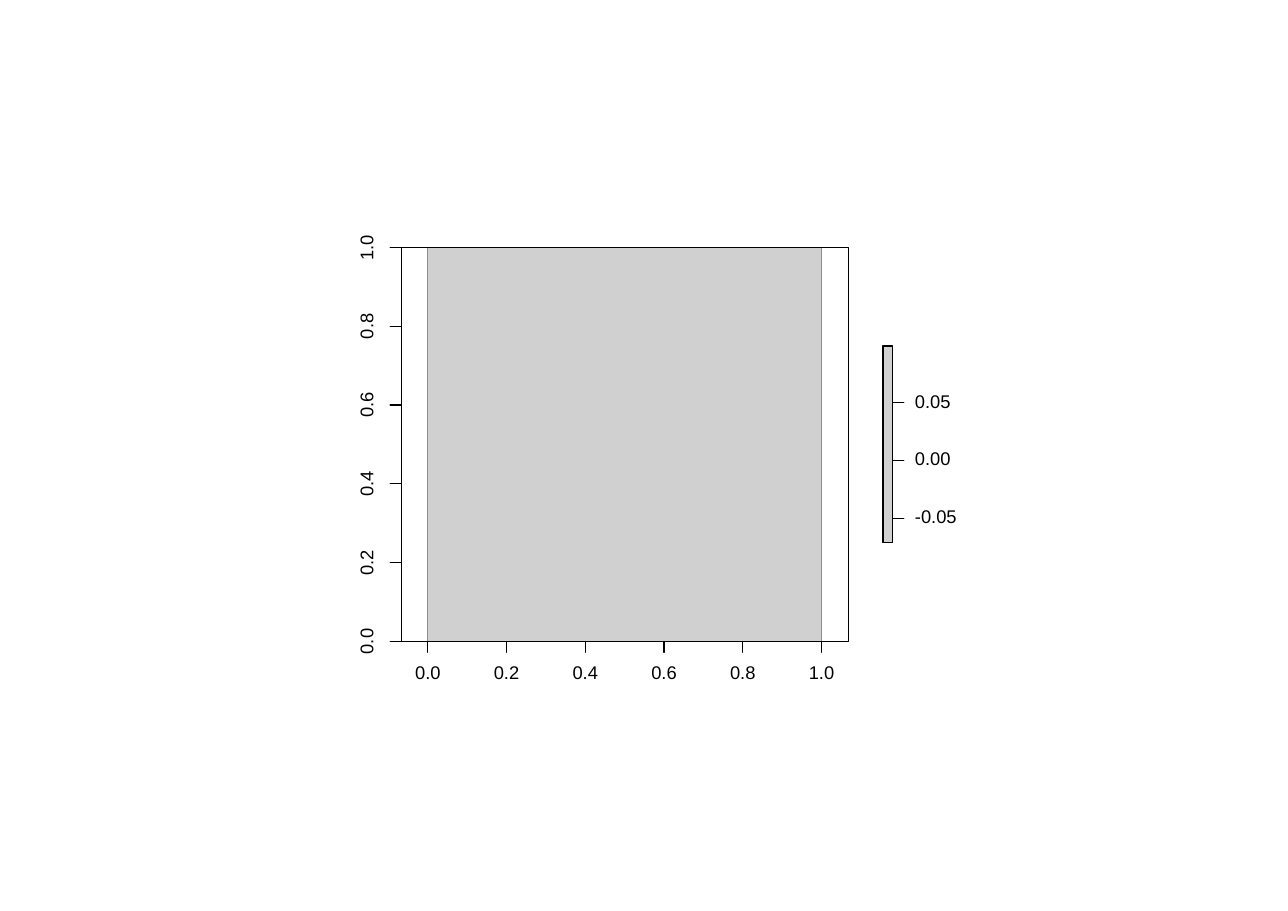
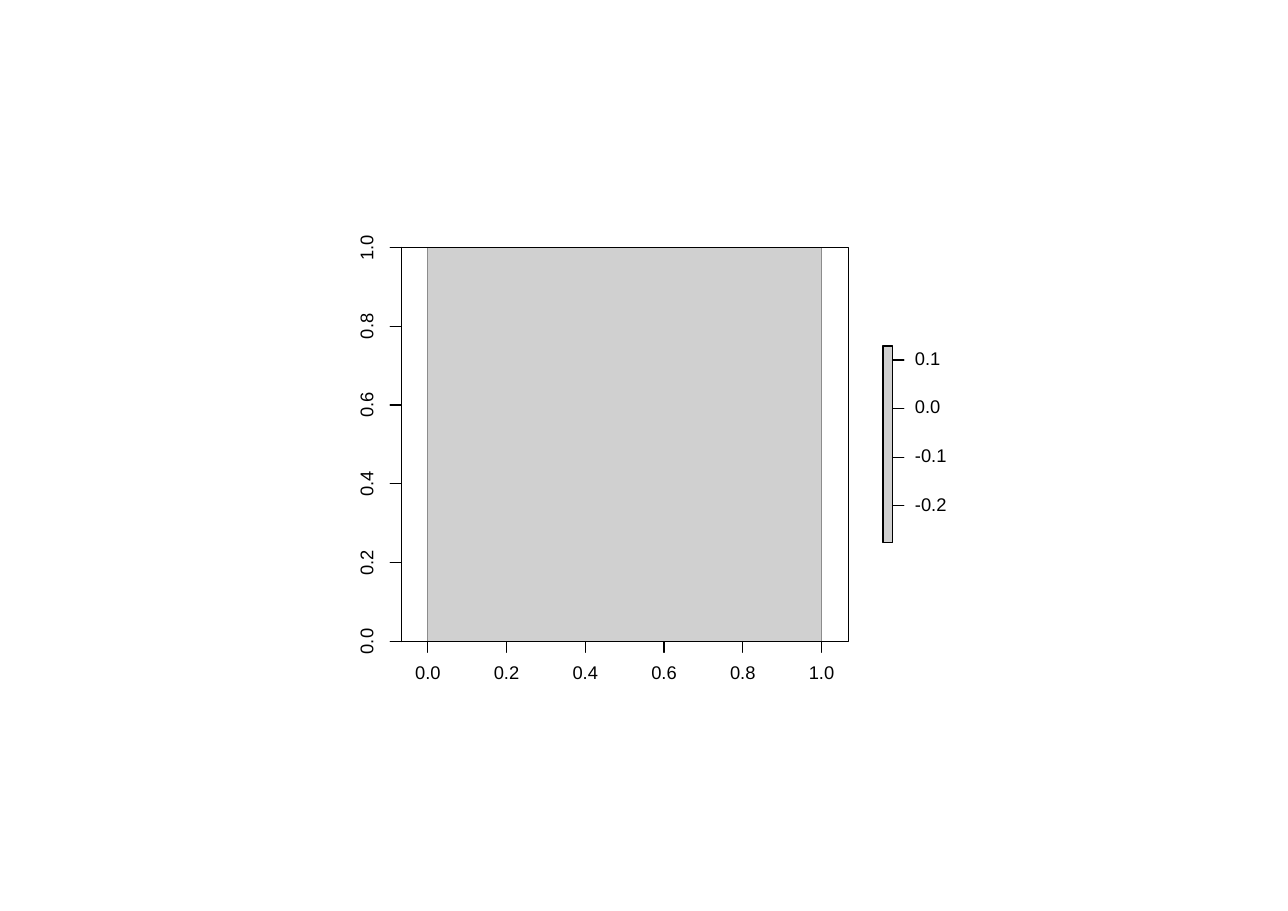
Before and after one commit to YunyiShen/IsingOccu, a slide deck: slide 1 of R/Results/TJHherb_envmat.pptx. Drawn at 1288x911 pixels with LibreOffice and Linux fonts; fonts in the diff are those of the drawing; grey boxes stand for pictures. Boxes give left, top, right and bottom in pixels: in the first picture for what was removed or moved away, otherwise in the second. Text is boxed around its words. In the diff, an @@ line names an element or a change of style, - is before the commit and + after.

```diff
--- a/R/Results/TJHherb_envmat.pptx
+++ b/R/Results/TJHherb_envmat.pptx
@@ text added at (915, 352, 940, 365), 12 pt, text #000000 @@
+0.1
@@ freeform shape: place and size @@
-freeform shape at (893, 403, 893, 519)
+freeform shape at (893, 360, 893, 505)
@@ freeform shape added at (893, 360, 904, 360), outline #000000 0.75 pt @@
@@ freeform shape: place and size @@
-freeform shape at (893, 403, 904, 403)
+freeform shape at (893, 408, 904, 408)
@@ text at (915, 400, 940, 413): text changed @@
--0.05
+0.0
@@ text at (915, 449, 947, 462): text changed @@
-0.05
+-0.1
@@ freeform shape at (893, 457, 904, 457): outline redrawn @@
@@ freeform shape: place and size @@
-freeform shape at (893, 519, 904, 519)
+freeform shape at (893, 505, 904, 505)
@@ text at (915, 498, 947, 511): text changed @@
-0.00
+-0.2
```
Also in this commit, not shown: 2 slides removed, 12 other files.
